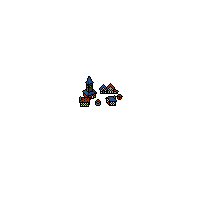
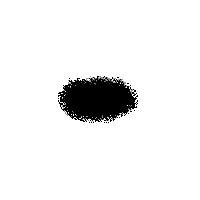
Layered file, before and after one edit (200 × 200). Changes by layer:
hid group "Town #1" (6 layers) over (79, 76, 123, 107)
added layer "shroud" above "Grassland" over (58, 76, 138, 123)
showed "White Background" over (58, 76, 138, 123)
